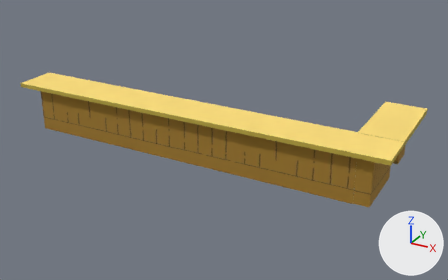
The OBJ model ProyectoFinal/ProyectoFinal/Models/barrabien1/barrabien1.obj as it was, and as the next commit left it.
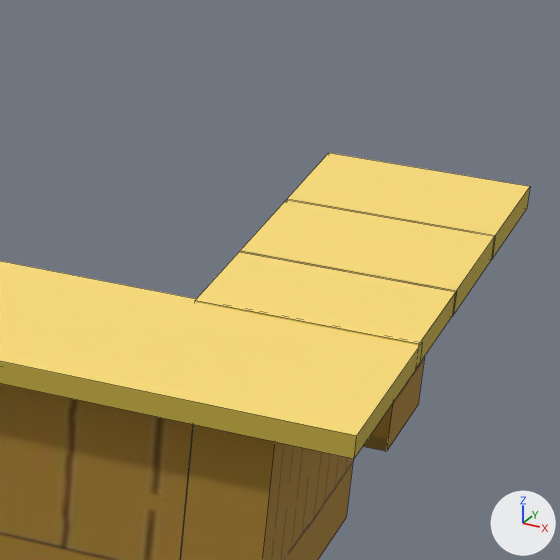
Each version appears first whole from a camera (50 mm lens) standing at (7.38, -13.16, 9.09) and looking at (-2.54, 4.88, 0.07), and next in a close-up on the part from 71% to 97% of the width and 25% to 67% of the height. The lights are fixed; the arrows at lower right show +X, +Y and +Z. The close-ups show mesh edges as thin lines. Where no turn or scale is listed for an object, it has been applied to the vertices.

Names of what the first close-up shows: 'barrabien1'.
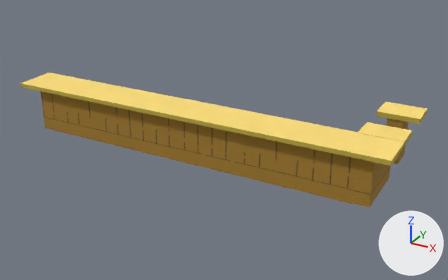
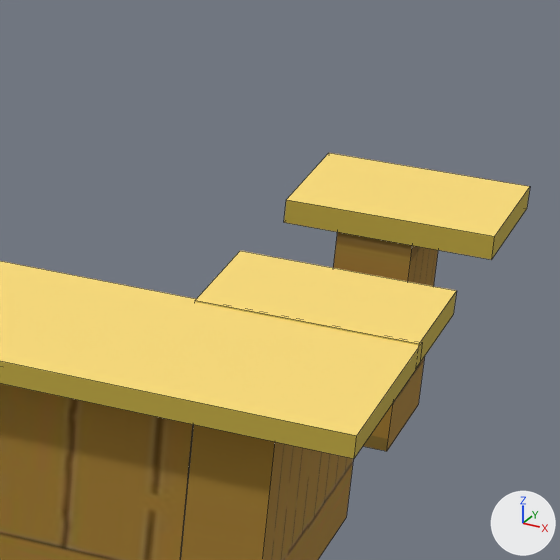
What differs and where, as boxes [x1, y1, x2, y2] in the close-ups (560 x 560 px):
part 1 of me_barrabien1, deleted (yellow)
    before: [239, 199, 495, 315]

Diff of the bpy script that builds the scene:
```diff
--- a/ProyectoFinal/ProyectoFinal/Models/barrabien1/barrabien1.obj.py
+++ b/ProyectoFinal/ProyectoFinal/Models/barrabien1/barrabien1.obj.py
@@ me_barrabien1 @@
 me_barrabien1.from_pydata(...)  # 56 vertices, 42 faces; spans x -10.05..3.96, y 2.66..7.26, z -0.11..1.68
 # used by ob_barrabien1; location = (0.0, 0.0, 0.0)
+# me_barrabien1 part 1: the loose piece of 8 vertices spanning x 2.53..3.95, y 5.08..6.19, z 1.5..1.68 is deleted
 me_barrabien1.materials.append(mat_barrabien_lambert16sg)
@@ me_barrabien1 @@
 me_barrabien1.materials.append(mat_barrabien_lambert20sg)
-me_barrabien1.materials.append(mat_barrabien_lambert6sg2)  # picture img_orila_png
-me_barrabien1.materials.append(mat_barrabien_lambert4sg2)  # picture img_mesa_png
```
